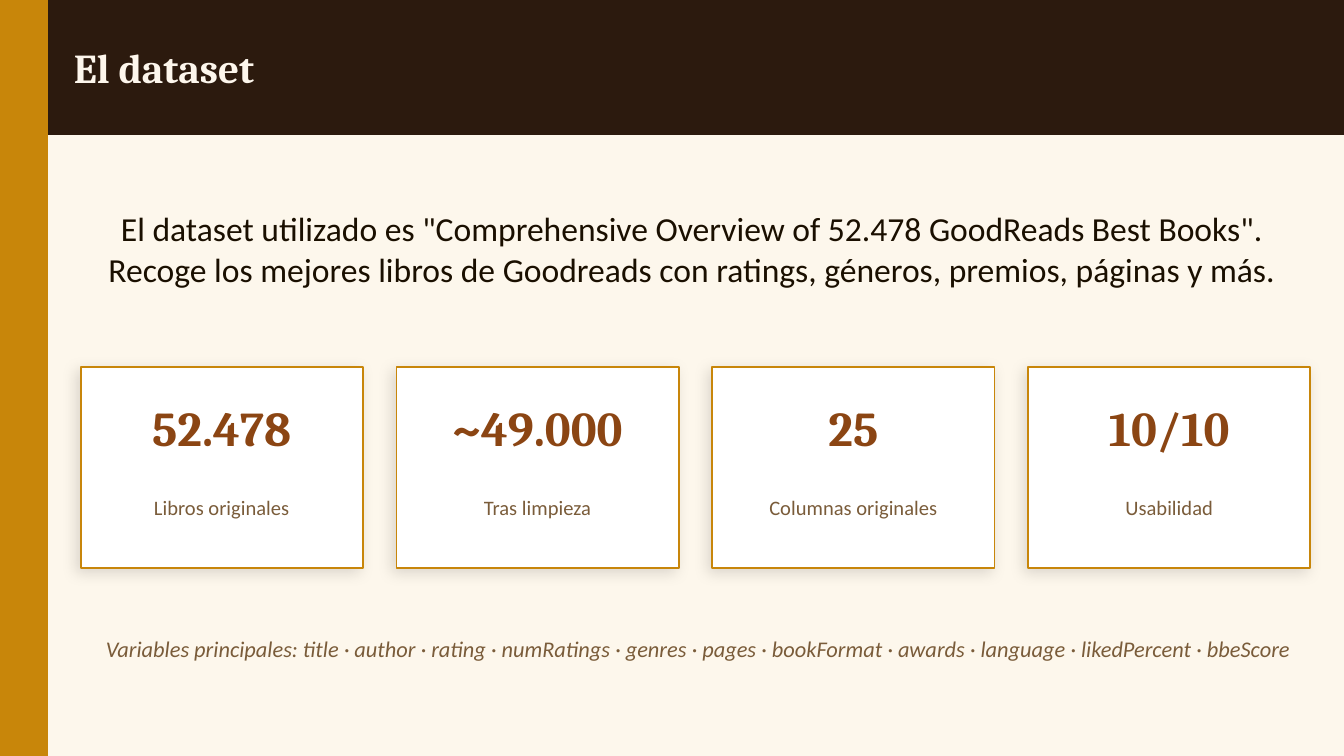
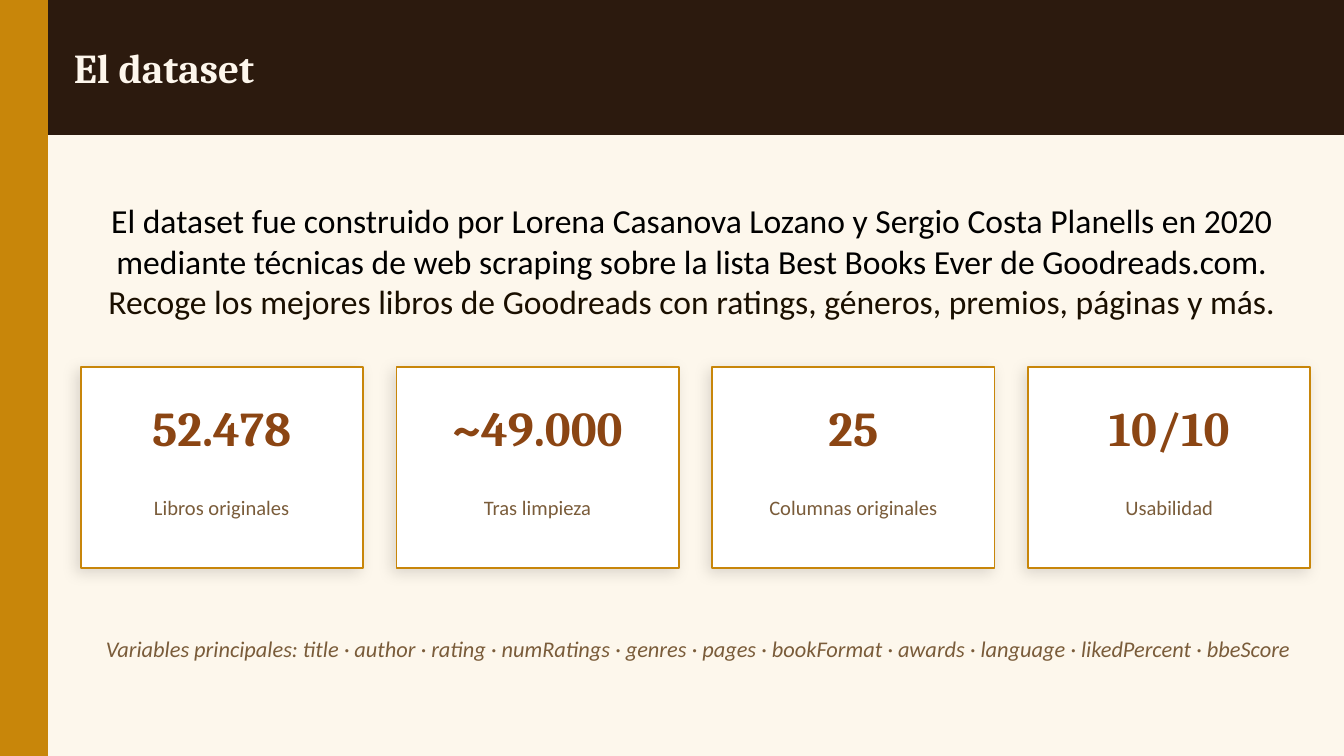
Before and after one commit to fgoiri/EDA-GoodReads-Books, a slide deck: slide 3 of Presentacion/EDA_Goodreads.pptx. Drawn at 1344x756 pixels with LibreOffice and Linux fonts; fonts in the diff are those of the drawing. Boxes give left, top, right and bottom in pixels: in the first picture for what was removed or moved away, otherwise in the second. Text is boxed around its words. In the diff, an @@ line names an element or a change of style, - is before the commit and + after.

```diff
--- a/Presentacion/EDA_Goodreads.pptx
+++ b/Presentacion/EDA_Goodreads.pptx
@@ text at bbox=[108, 209, 1275, 320]: text changed; text colour #1A0F00 to #000000 @@
-El dataset utilizado es "Comprehensive Overview of 52.478 GoodReads Best Books". Recoge los mejores libros de Goodreads con ratings, géneros, premios, páginas y más.
+El dataset fue construido por Lorena Casanova Lozano y Sergio Costa Planells en 2020 mediante técnicas de web scraping sobre la lista Best Books Ever de Goodreads.com.
+Recoge los mejores libros de Goodreads con ratings, géneros, premios, páginas y más.
```
Also in this commit, not shown: 4 other files.
